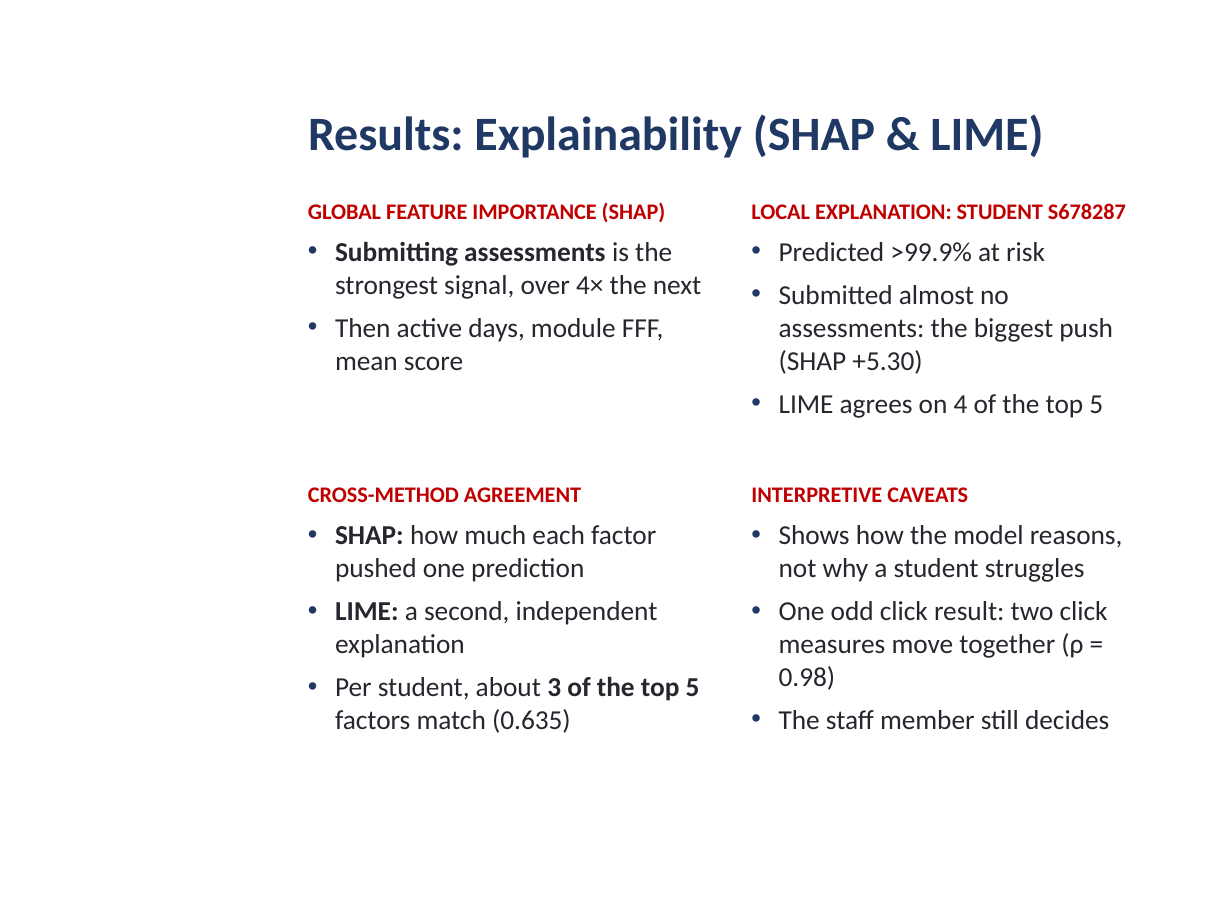
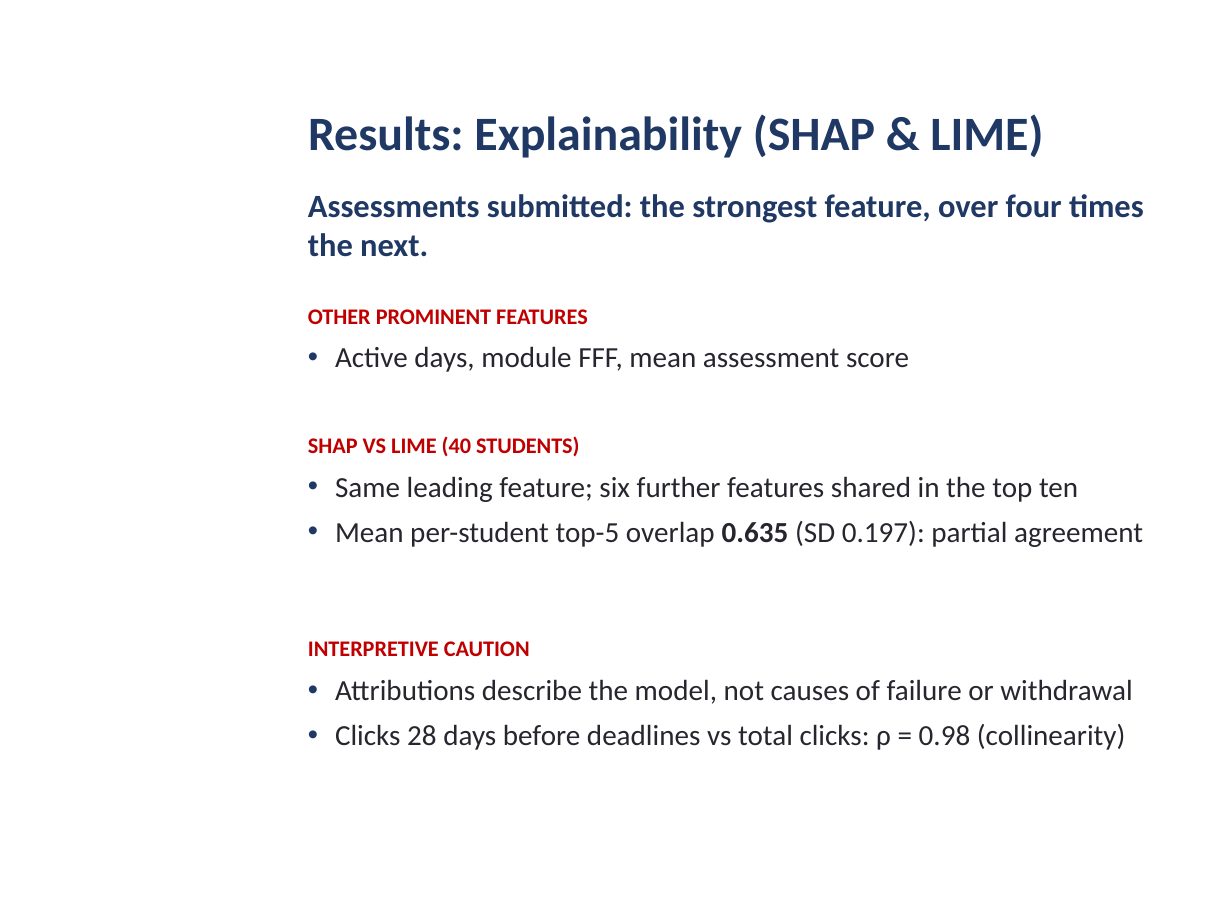
Before and after one commit to daniel-larry/python-run-result, a slide deck: slide 9 of Internal_Defense_Presentation.pptx. Drawn at 1232x924 pixels with LibreOffice and Linux fonts; fonts in the diff are those of the drawing; background and template pictures are left out. Boxes give left, top, right and bottom in pixels: in the first picture for what was removed or moved away, otherwise in the second. Text is boxed around its words. In the diff, an @@ line names an element or a change of style, - is before the commit and + after.

```diff
--- a/Internal_Defense_Presentation.pptx
+++ b/Internal_Defense_Presentation.pptx
@@ text at bbox=[308, 194, 1144, 257]: text changed; size 16 to 19 pt; text colour #26262E to #1F3864; bold on @@
-GLOBAL FEATURE IMPORTANCE (SHAP)
-• Submitting assessments is the strongest signal, over 4× the next
-• Then active days, module FFF, mean score
+Assessments submitted: the strongest feature, over four times the next.
@@ text added at bbox=[308, 309, 909, 372], 17 pt, text #26262E @@
+OTHER PROMINENT FEATURES
+• Active days, module FFF, mean assessment score
@@ text at bbox=[308, 436, 1143, 547]: text changed; size 16 to 17 pt @@
-LOCAL EXPLANATION: STUDENT S678287
-• Predicted >99.9% at risk
-• Submitted almost no assessments: the biggest push (SHAP +5.30)
-• LIME agrees on 4 of the top 5
+SHAP VS LIME (40 STUDENTS)
+• Same leading feature; six further features shared in the top ten
+• Mean per-student top-5 overlap 0.635 (SD 0.197): partial agreement
@@ text removed at bbox=[308, 487, 700, 733] @@
-CROSS-METHOD AGREEMENT
-• SHAP: how much each factor pushed one prediction
-• LIME: a second, independent explanation
-• Per student, about 3 of the top 5 factors match (0.635)
@@ text at bbox=[308, 641, 1132, 750]: text changed; size 16 to 17 pt @@
-INTERPRETIVE CAVEATS
-• Shows how the model reasons, not why a student struggles
-• One odd click result: two click measures move together (ρ = 0.98)
-• The staff member still decides
+INTERPRETIVE CAUTION
+• Attributions describe the model, not causes of failure or withdrawal
+• Clicks 28 days before deadlines vs total clicks: ρ = 0.98 (collinearity)
```
Also in this commit, not shown: 10 other slides changed.
